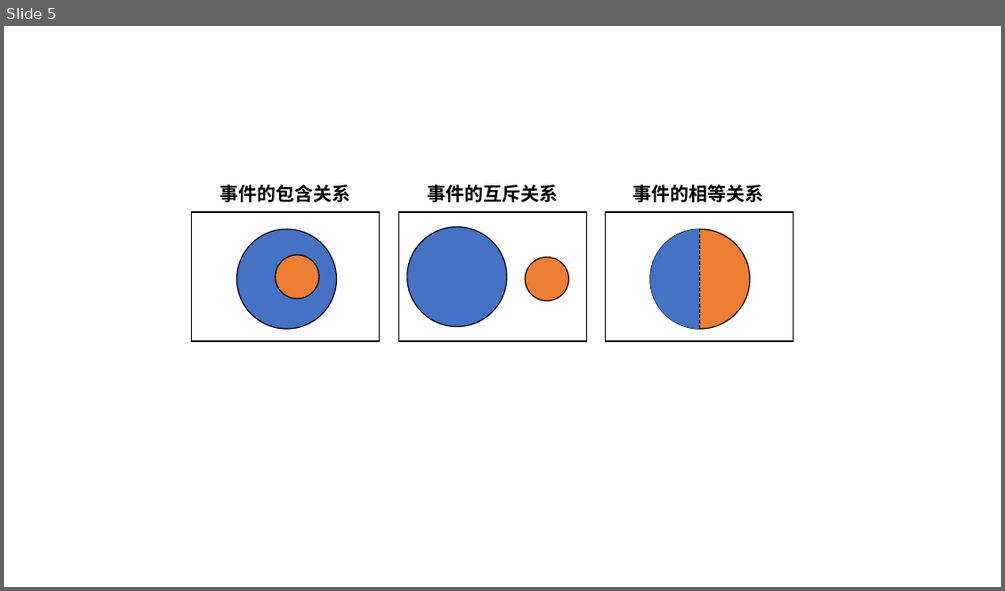
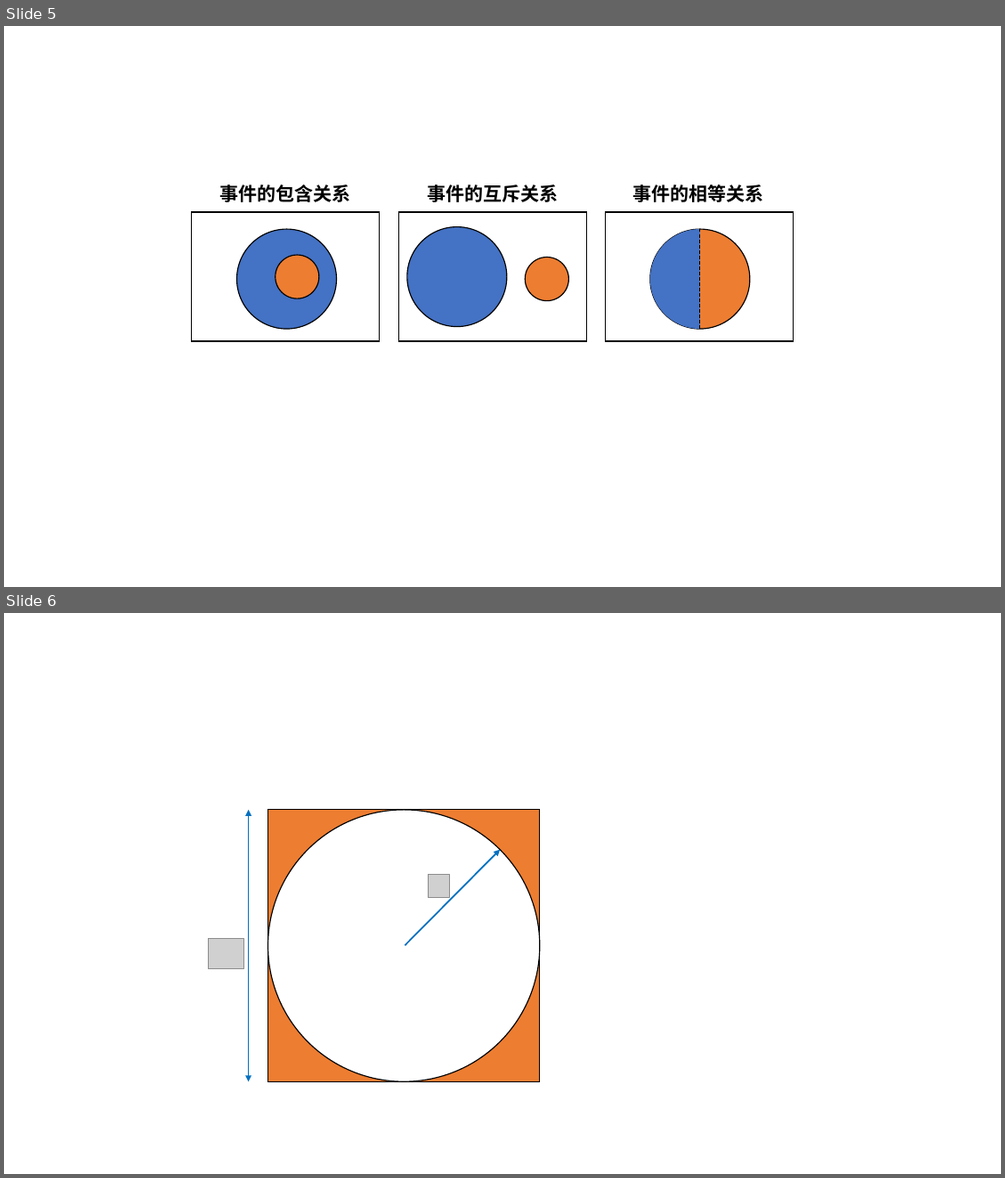
Before and after one commit to FangZiyong/Statistics, a slide deck: Data/pictures/chapter1.pptx. Shown one above the other, each under a label of ours: slide 5 before the commit, slides 5 and 6 after it. The pictures are 1005x591 and 1005x1178 pixels, drawn with LibreOffice and Linux fonts; fonts in the diff are those of the drawing; grey boxes stand for pictures. Boxes give left, top, right and bottom in pixels: in the first picture for what was removed or moved away, otherwise in the second. Text is boxed around its words. In the diff, an @@ line names an element or a change of style, - is before the commit and + after.

```diff
--- a/Data/pictures/chapter1.pptx
+++ b/Data/pictures/chapter1.pptx
@@ slide 6 added at bbox=[4, 613, 1001, 1174], background #FFFFFF @@
@@ double arrow added from (249, 810) to (249, 1082), #0070C0 1.5 pt @@
@@ rectangle added at bbox=[268, 810, 540, 1081], fill #ED7D31, outline #000000 1 pt @@
@@ ellipse added at bbox=[268, 810, 540, 1081], fill #FFFFFF, outline #000000 1 pt @@
@@ arrow added from (404, 945) to (500, 850), #0070C0 1.5 pt @@
@@ picture added at bbox=[428, 874, 449, 897] @@
@@ picture added at bbox=[209, 938, 244, 969] @@
```
Also in this commit, not shown: 2 other files.
